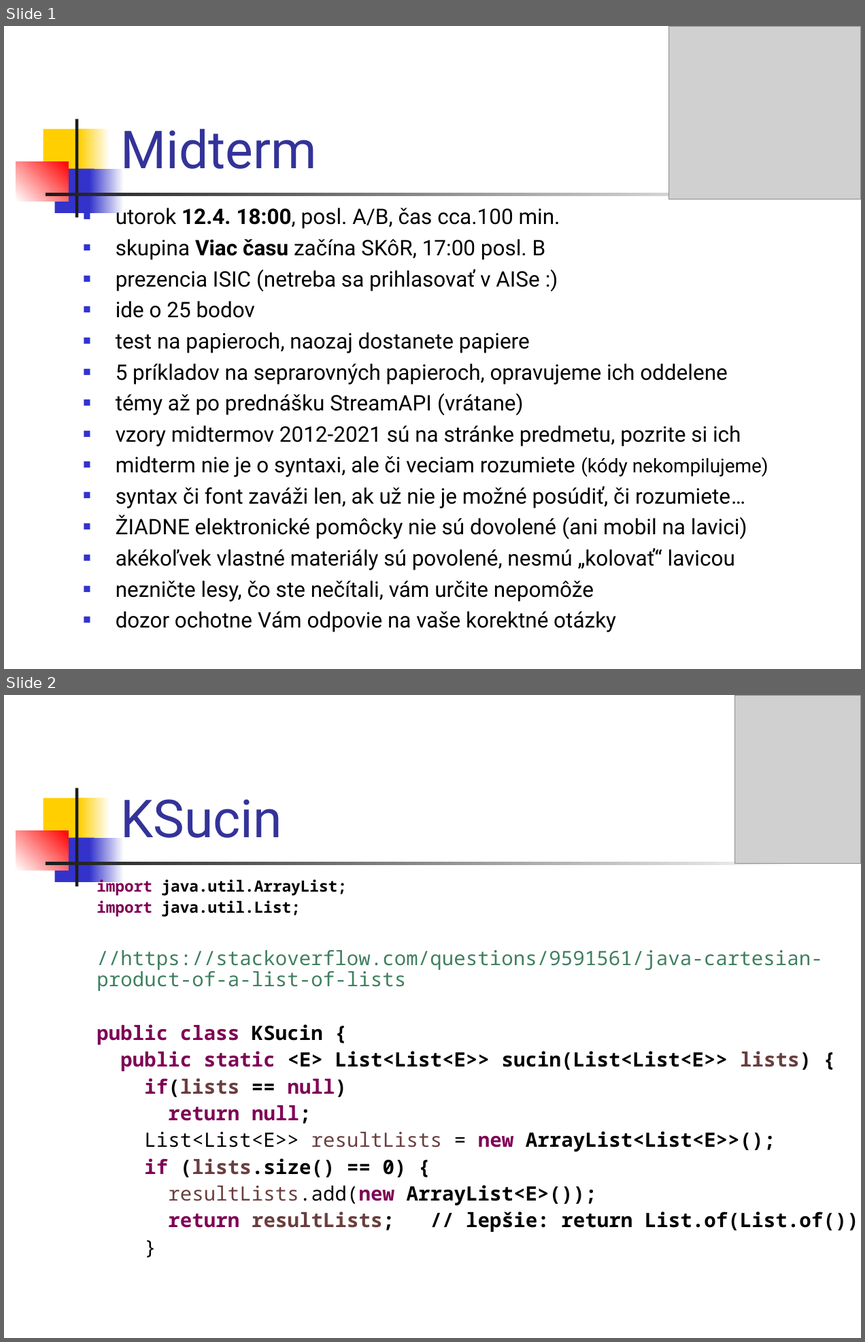
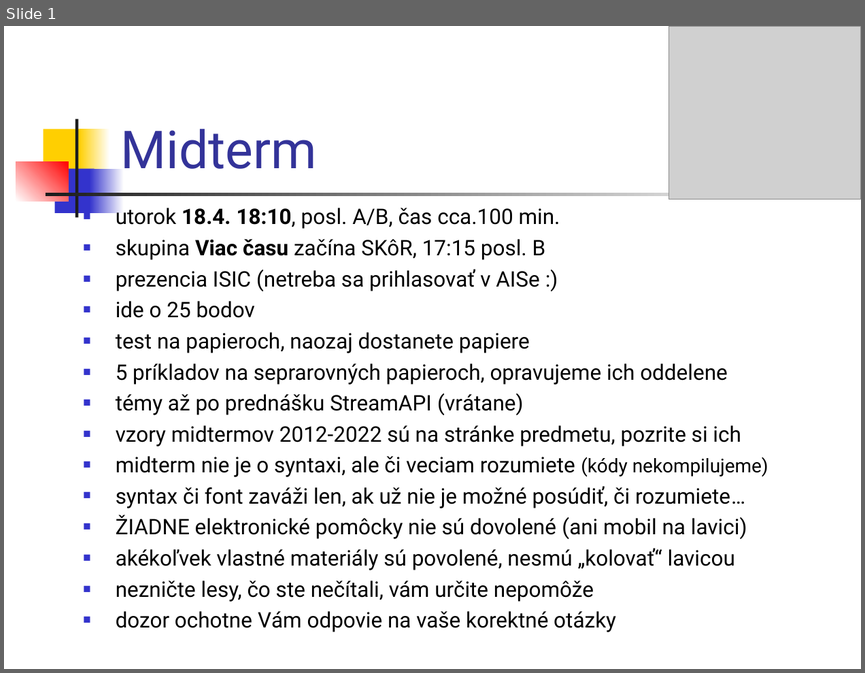
Before and after one commit to Programovanie4/Prednasky, a slide deck: 08/08_java_intro.ppt. Shown one above the other, each under a label of ours: slides 1 and 2 before the commit, slide 1 after it. The pictures are 865x1342 and 865x673 pixels, drawn with LibreOffice and Linux fonts; fonts in the diff are those of the drawing; grey boxes stand for pictures. Boxes give left, top, right and bottom in pixels: in the first picture for what was removed or moved away, otherwise in the second. Text is boxed around its words. In the diff, an @@ line names an element or a change of style, - is before the commit and + after.

```diff
--- a/08/08_java_intro.ppt
+++ b/08/08_java_intro.ppt
@@ slide 2 removed at <box>4,695,861,1338</box>, background #FFFFFF; not listed: 7 template elements that a slide beside it also shows @@
@@ picture removed at <box>735,695,861,864</box> @@
@@ title removed at <box>120,799,282,838</box> @@
-KSucin
@@ text removed at <box>96,877,861,1232</box> @@
-import java.util.ArrayList;
-import java.util.List;
-//https://stackoverflow.com/questions/9591561/java-cartesian-product-of-a-list-of-lists
-public class KSucin {
-public static <E> List<List<E>> sucin(List<List<E>> lists) {
-if(lists == null)
-return null;
-List<List<E>> resultLists = new ArrayList<List<E>>();
-if (lists.size() == 0) {
-resultLists.add(new ArrayList<E>());
-return resultLists; // lepšie: return List.of(List.of());
-}
@@ slide 1 changed as well @@
@@ text at <box>116,205,560,260</box>: text changed @@
-■ utorok 12.4. 18:00, posl. A/B, čas cca.100 min.
-■ skupina Viac času začína SKôR, 17:00 posl. B
+■ utorok 18.4. 18:10, posl. A/B, čas cca.100 min.
+■ skupina Viac času začína SKôR, 17:15 posl. B
@@ text at <box>116,425,740,446</box>: text changed @@
-■ vzory midtermov 2012-2021 sú na stránke predmetu, pozrite si ich
+■ vzory midtermov 2012-2022 sú na stránke predmetu, pozrite si ich
```
Also in this commit, not shown: 3 slides added, 7 other slides removed, 4 other files.
